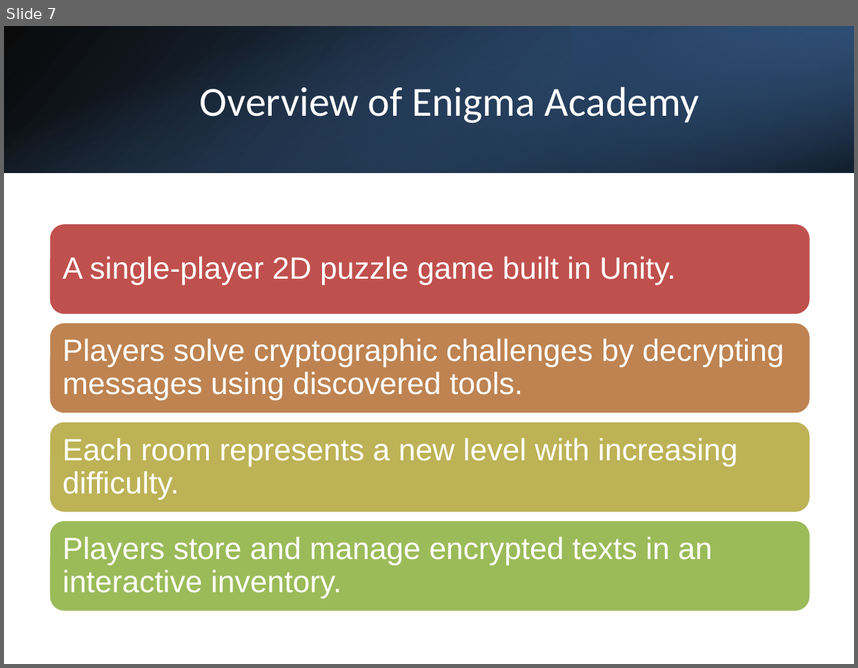
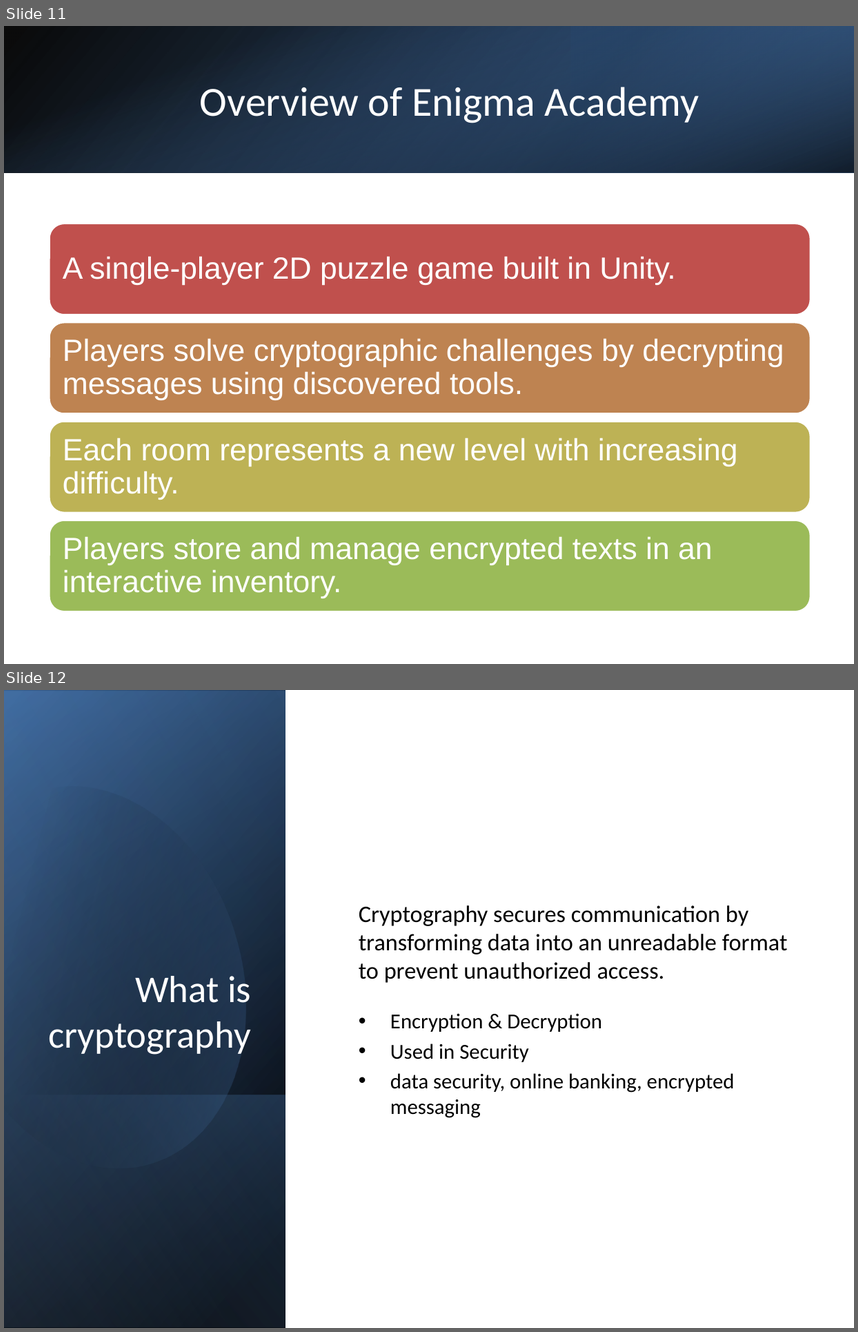
Before and after one commit to Firas-amaria/FinalProject-CryptoGame, a slide deck: enigma_academy_presentation.pptx. Shown one above the other, each under a label of ours: slide 7 before the commit, slides 11 and 12 after it. The pictures are 858x668 and 858x1332 pixels, drawn with LibreOffice and Linux fonts; fonts in the diff are those of the drawing. Boxes give left, top, right and bottom in pixels: in the first picture for what was removed or moved away, otherwise in the second. Text is boxed around its words. In the diff, an @@ line names an element or a change of style, - is before the commit and + after.

```diff
--- a/enigma_academy_presentation.pptx
+++ b/enigma_academy_presentation.pptx
@@ slide 12 added at (4,690,854,1328), background #FFFFFF @@
@@ rectangle added at (4,690,854,1328), fill #FFFFFF @@
@@ rectangle added at (5,690,286,1327), fill gradient #000000 to #376092 @@
@@ rectangle added at (5,691,286,1328), fill gradient #000000 to #4F81BD @@
@@ rectangle added at (5,690,286,1326), fill gradient #000000 to #95B3D7 @@
@@ freeform shape added at (4,750,290,1199), fill gradient #000000 to #4F81BD @@
@@ text added at (359,905,788,1118), 20 pt, text #000000 @@
+Cryptography secures communication by transforming data into an unreadable format to prevent unauthorized access.
+• Encryption & Decryption
+• Used in Security
+• data security, online banking, encrypted messaging
@@ title added at (48,976,251,1054), 32 pt, text #FFFFFF @@
+What is cryptography
@@ rectangle added at (5,1095,286,1328), fill gradient #4F81BD to #000000 @@
@@ what was slide 7 is now slide 11 @@
```
Also in this commit, not shown: 11 slides changed, 17 other slides added, 2 slides removed.
